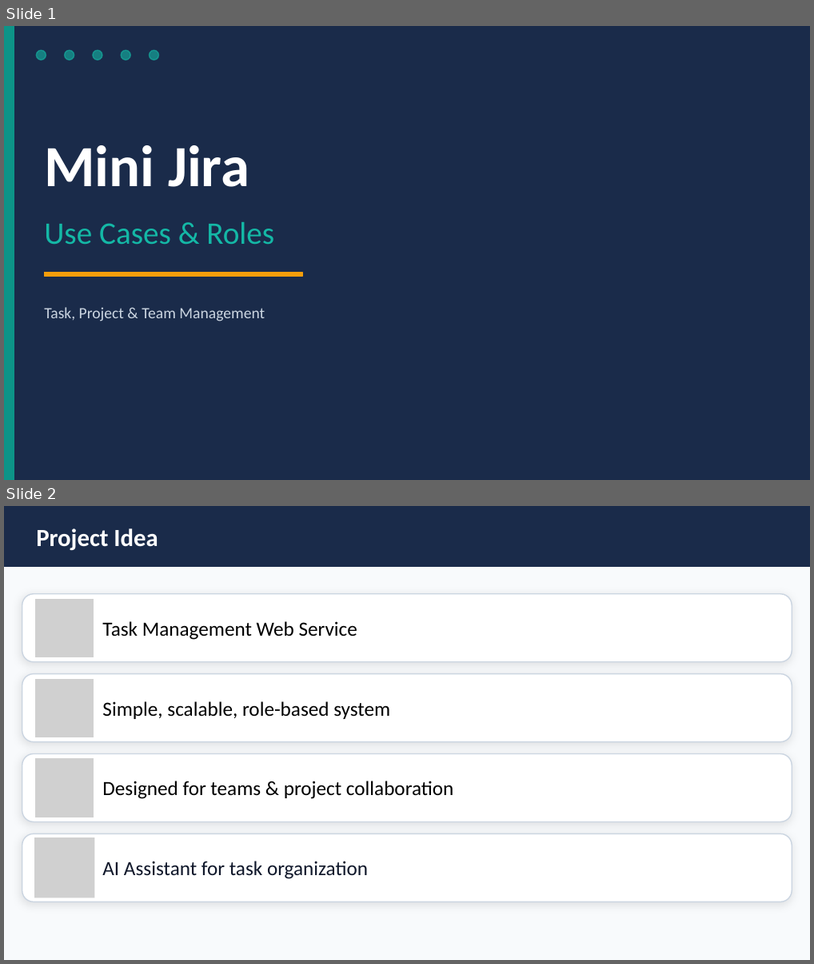
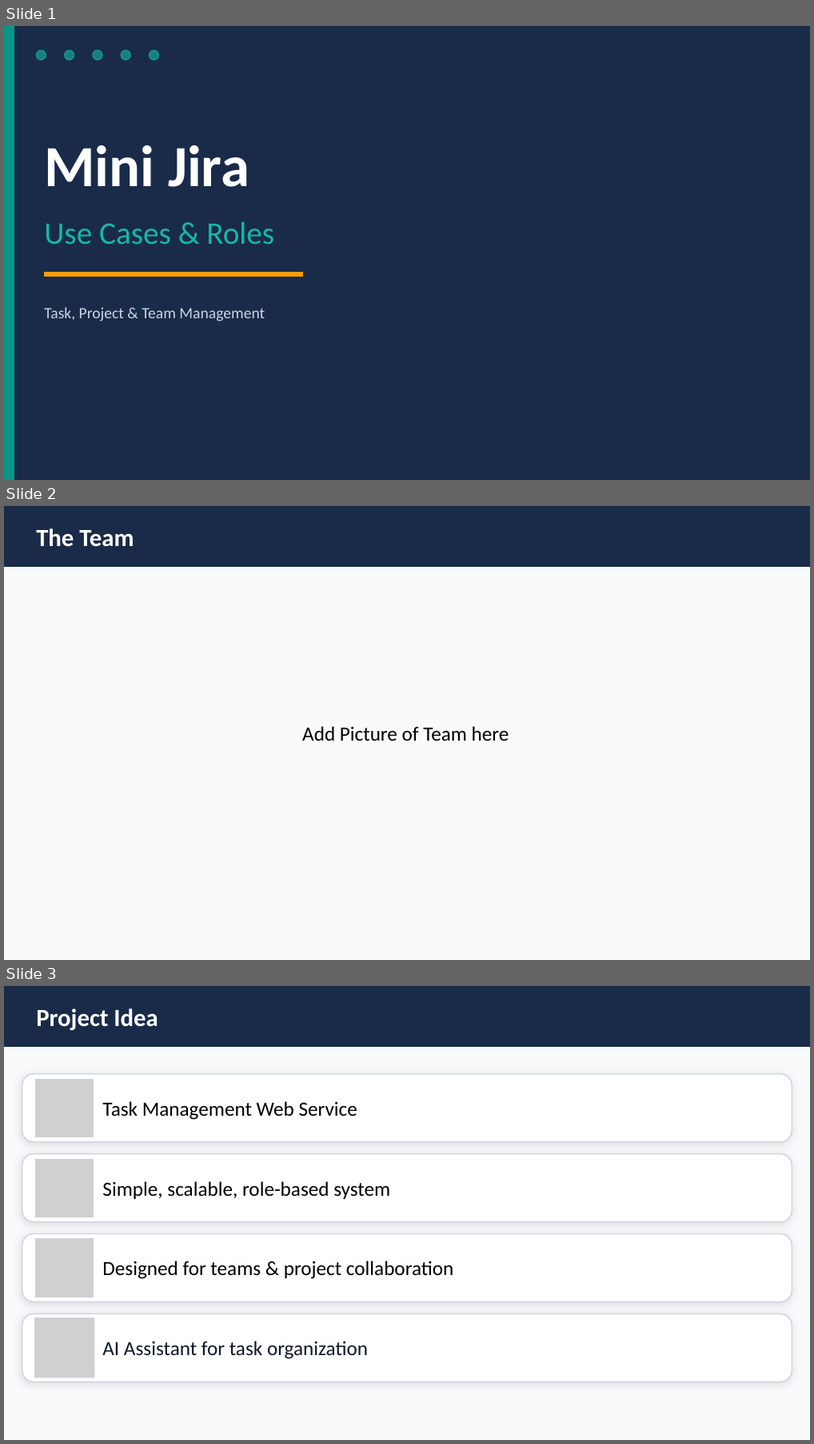
Before and after one commit to Avojvoda01/Mini-Jira---Web-Services-Project, a slide deck: docs/Mini_Jira_UseCases_EN.pptx. Shown one above the other, each under a label of ours: slides 1 and 2 before the commit, slides 1, 2 and 3 after it. The pictures are 814x964 and 814x1444 pixels, drawn with LibreOffice and Linux fonts; fonts in the diff are those of the drawing; grey boxes stand for pictures. Boxes give left, top, right and bottom in pixels: in the first picture for what was removed or moved away, otherwise in the second. Text is boxed around its words. In the diff, an @@ line names an element or a change of style, - is before the commit and + after.

Commit message:
added placeholder for team picture

```diff
--- a/docs/Mini_Jira_UseCases_EN.pptx
+++ b/docs/Mini_Jira_UseCases_EN.pptx
@@ slide 2 added at (4, 506, 810, 960), background #F8FAFC @@
@@ rectangle added at (4, 506, 810, 567), fill #1A2B4A, outline #1A2B4A 1 pt @@
@@ text added at (36, 528, 134, 547), 22 pt, text #FFFFFF, bold @@
+The Team
@@ text added at (302, 726, 510, 740), 18 pt, text #000000 @@
+Add Picture of Team here
@@ what was slide 2 is now slide 3 @@
```
